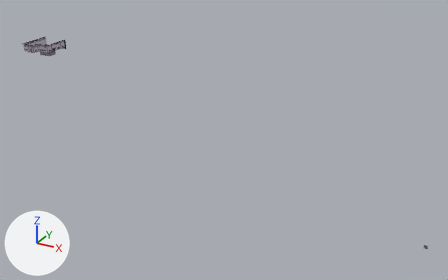
The Blender file Assets/ExpandedStationA/Workshop/MECHANICSHOPVERstructure.blend: old version first, new version second.
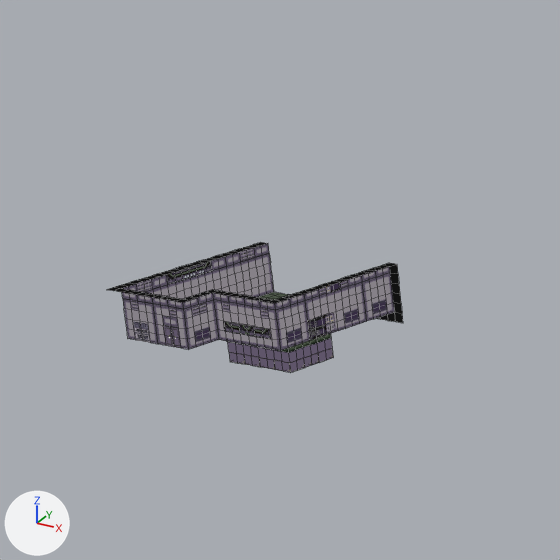
Old and new are each drawn whole from a camera (50 mm lens) standing at (145.7, -145.1, 54.1) and looking at (66.8, -1.7, -17.6) and again close up on the part from 1% to 20% of the width and 0% to 30% of the height. The axes (+X, +Y, +Z) are drawn at lower left. The lights are the same throughout. The close-ups show mesh edges as thin lines.

The scene before the commit, as lines of its bpy script (objects in view):
```python
me_cube_003 = bpy.data.meshes.new('Cube.003')
me_cube_003.from_pydata(...)  # 876 vertices, 784 faces; spans x -4.6..127.4, y -31.0..2.5, z -4.3..9.2
me_cube_003.materials.append(mat_mechanishop)
ob_cube_003 = bpy.data.objects.new('Cube.003', me_cube_003)
ob_cube_003.location = (0.0, 0.0, 0.0)
ob_cube_003.rotation_euler = (1.571, 0.0, 0.0)  # degrees (90, 0, 0)
```
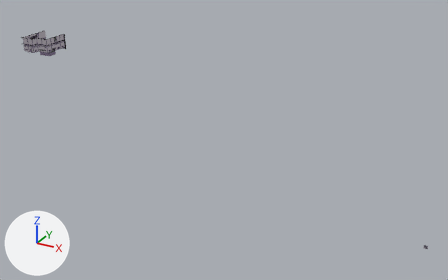
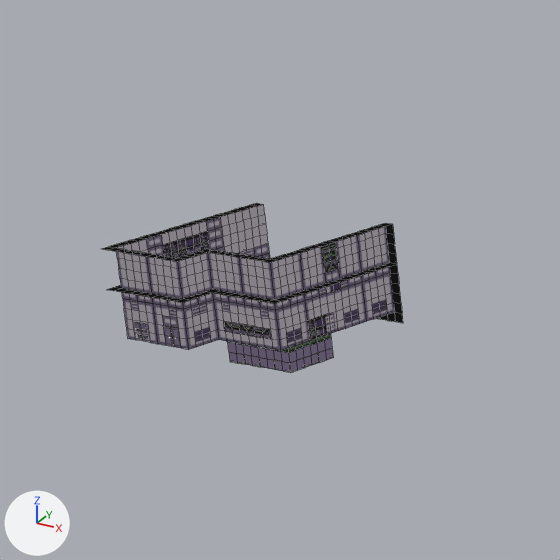
Where the change shows, as pixel boxes (x1, y1, x2, y2) in the close-ups (560 x 560 px):
```json
{"object": "Cube.003", "change": "reshaped", "before": [106, 242, 403, 373], "after": [102, 203, 403, 373]}
{"part": 1, "of": "me_cube_003", "change": "added", "after": [102, 203, 397, 300]}
```

Edits to the scene script, one JSON object a line:
```json
{"block": "me_cube_003", "where": "# used by ob_cube_003; location = (0.0, 0.0, 0.0); rotation_euler = (1.571, 0.0, 0.0), in degrees (90, 0, 0)"}
{"op": "remove", "block": "me_cube_003", "code": "me_cube_003.from_pydata(...)  # 876 vertices, 784 faces; spans x -4.6..127.4, y -31.0..2.5, z -4.3..9.2"}
{"op": "add", "block": "me_cube_003", "code": "me_cube_003.from_pydata(...)  # 1171 vertices, 1074 faces; spans x -4.6..127.4, y -31.0..4.5, z -4.3..9.2"}
{"block": "me_cube_003", "change": "me_cube_003 part 1"}
{"block": "me_cube_003", "change": "59 new vertices lie (0.0, 0.5, 0.0) away from vertices in x -4.6..4.4, y 2.5, z -4.3..5.7"}
{"block": "me_cube_003", "change": "59 new vertices lie (0.0, 0.5, 0.0) away from vertices in x -4.6..4.4, y 3.0, z -4.3..5.7"}
{"block": "me_cube_003", "change": "59 new vertices lie (0.0, 0.5, 0.0) away from vertices in x -4.6..4.4, y 3.5, z -4.3..5.7"}
{"block": "me_cube_003", "change": "59 new vertices lie (0.0, 0.5, 0.0) away from vertices in x -4.6..4.4, y 4.0, z -4.3..5.7"}
{"block": "me_cube_003", "change": "20 new vertices lie (-0.5, 0.0, 0.0) away from vertices in x -4.1, y 4.5, z -3.8..5.7"}
{"block": "me_cube_003", "change": "20 new vertices lie (0.5, 0.0, 0.0) away from vertices in x -0.1..3.9, y 4.5, z -3.8..5.7"}
{"block": "me_cube_003", "change": "19 new vertices lie (0.0, 0.0, 0.5) away from vertices in x -4.6..4.4, y 4.5, z 3.7..5.7"}
{"block": "me_cube_003", "change": "290 new faces join them"}
```
